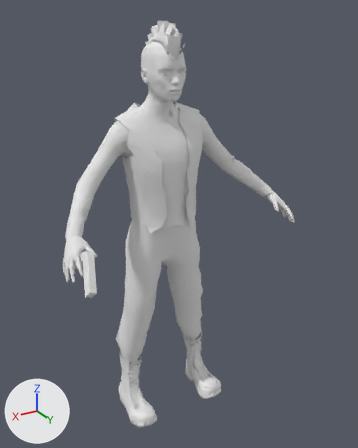
An edit to the Blender file models/blender/male_anarchist.blend, drawn before and after from the same camera.
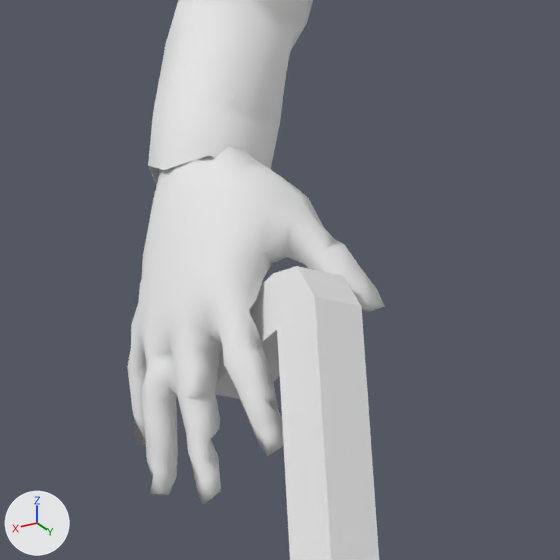
The first picture shows the older version from a camera (50 mm lens) standing at (0.0421, 0.0776, 0.0767) and looking at (-0.0009, 0.006, 0.0409). The close-ups show both versions on the part from 13% to 34% of the width and 48% to 65% of the height of that picture; other places that the commit changed are outside them. The axes (+X, +Y, +Z) are drawn at lower left. The lights are the same throughout.

Objects in the first close-up: 'anarchist-base', 'anarchist-turtle_neck'.
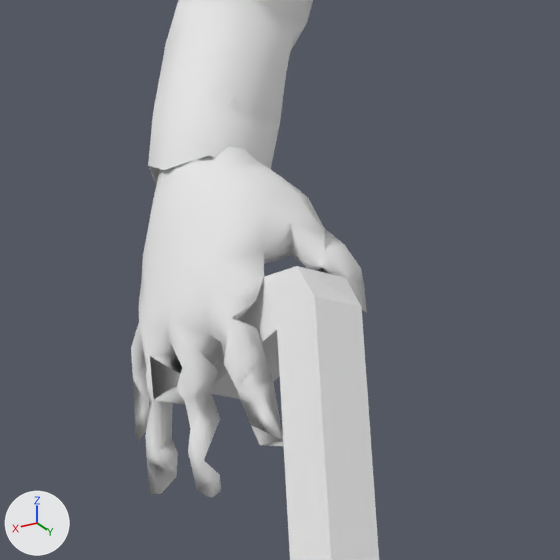
The change, as a list of edits to the scene's bpy script:
```text
Change me_anarchist_base:
    used by ob_anarchist_base; location = (0.0, 0.0, 0.0); rotation_euler = (1.571, 0.0, -3.142), in degrees (90, 0, -180); scale = (0.00465, 0.00465, 0.00465)
    remove me_anarchist_base.from_pydata(...)  # 4897 vertices, 5273 faces, 1 loose edge; spans x -4.94..4.92, y 8.25..15.57, z -0.48..4.01
    add me_anarchist_base.from_pydata(...)  # 1319 vertices, 2023 faces, 1 loose edge; spans x -4.94..4.92, y 8.25..15.57, z -0.48..4.01
    me_anarchist_base part 1: 113 vertices removed from x -4.91..-3.86, y 8.34..9.66, z 1.27..3.12
```

Where the change shows, as pixel boxes [x1, y1, x2, y2] in the close-ups (560 x 560 px):
'anarchist-base', reshaped: before [127, 95, 385, 560]; after [131, 95, 379, 560]
part 1 of me_anarchist_base, deleted: before [127, 95, 385, 505]
